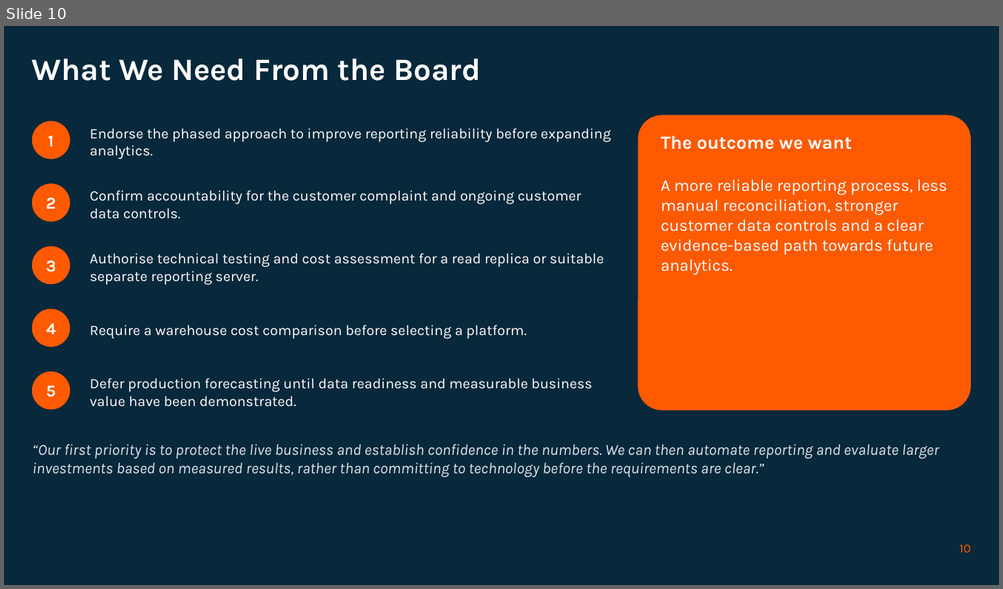
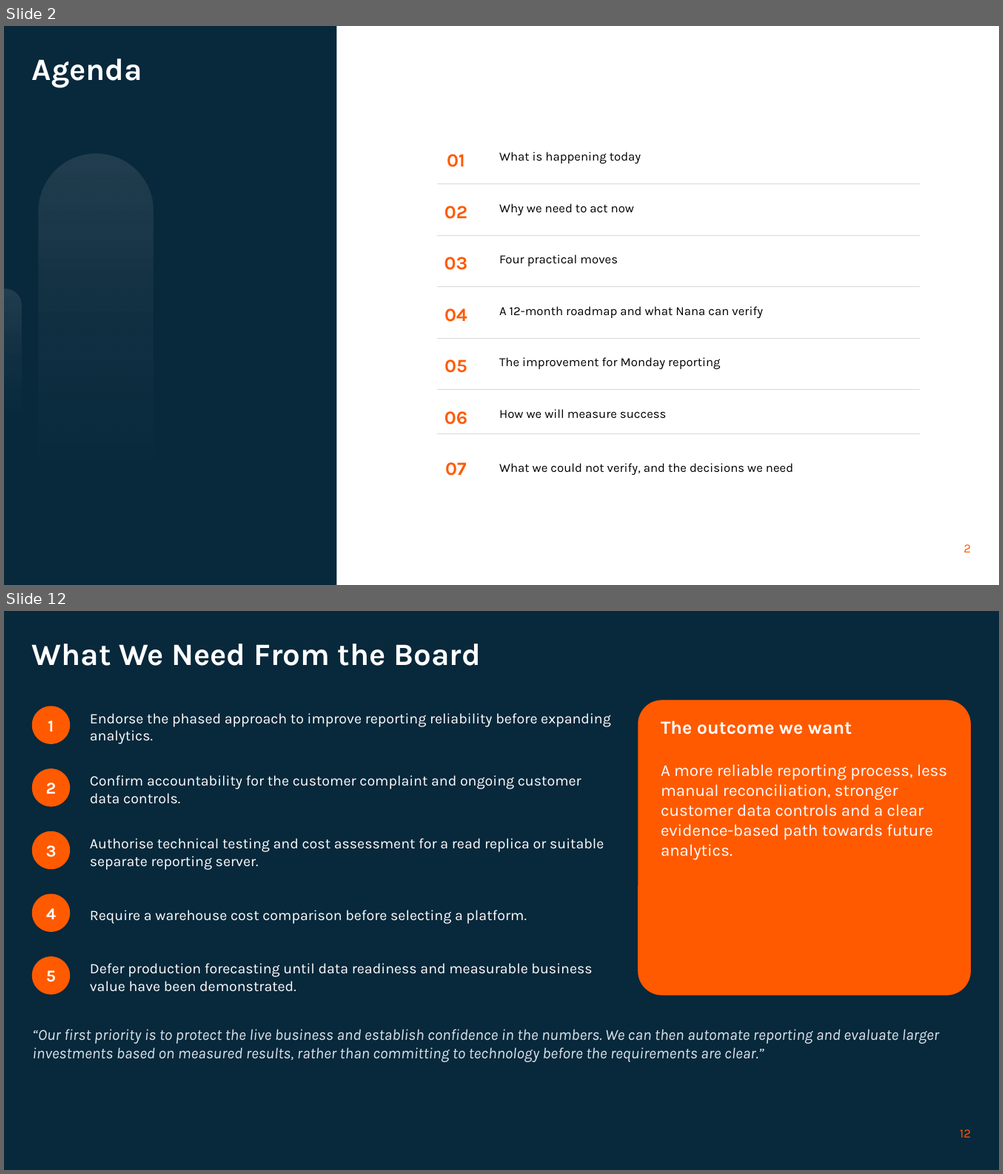
Before and after one commit to 3nochy/kloud-kart-data-engineering-strategy, a slide deck: Kloud-Kart-Board-Presentation.pptx. Shown one above the other, each under a label of ours: slide 10 before the commit, slides 2 and 12 after it; the slides between them are not shown. The pictures are 1003x589 and 1003x1174 pixels, drawn with LibreOffice and Linux fonts; fonts in the diff are those of the drawing; background and template pictures are left out. Boxes give left, top, right and bottom in pixels: in the first picture for what was removed or moved away, otherwise in the second. Text is boxed around its words. In the diff, an @@ line names an element or a change of style, - is before the commit and + after.

```diff
--- a/Kloud-Kart-Board-Presentation.pptx
+++ b/Kloud-Kart-Board-Presentation.pptx
@@ slide 2 added at (4,26,999,585), background #FFFFFF @@
@@ rectangle added at (4,26,337,585), fill #08283B @@
@@ title added at (32,59,142,88), 30 pt, text #FFFFFF, bold @@
+Agenda
@@ rounded rectangle added at (38,153,153,509), fill gradient #FFFFFF @@
@@ text added at (447,154,465,167), 18 pt, text #FF5A00, bold @@
+01
@@ text added at (499,152,640,164), 12 pt, text #000000 @@
+What is happening today
@@ line added from (437, 184) to (920, 184), #D9D9D9 0.75 pt @@
@@ text added at (444,206,467,219), 18 pt, text #FF5A00, bold @@
+02
@@ text added at (499,204,634,215), 12 pt, text #000000 @@
+Why we need to act now
@@ line added from (437, 235) to (920, 235), #D9D9D9 0.75 pt @@
@@ text added at (444,257,468,270), 18 pt, text #FF5A00, bold @@
+03
@@ text added at (499,255,617,266), 12 pt, text #000000 @@
+Four practical moves
@@ rounded rectangle added at (4,289,21,434), fill gradient #FFFFFF @@
@@ line added from (437, 287) to (920, 287), #D9D9D9 0.75 pt @@
@@ text added at (444,309,467,322), 18 pt, text #FF5A00, bold @@
+04
@@ text added at (499,306,762,318), 12 pt, text #000000 @@
+A 12-month roadmap and what Nana can verify
@@ line added from (437, 338) to (920, 338), #D9D9D9 0.75 pt @@
@@ text added at (499,358,720,369), 12 pt, text #000000 @@
+The improvement for Monday reporting
@@ text added at (444,360,467,373), 18 pt, text #FF5A00, bold @@
+05
@@ line added from (437, 390) to (920, 390), #D9D9D9 0.75 pt @@
@@ text added at (444,412,467,425), 18 pt, text #FF5A00, bold @@
+06
@@ text added at (499,409,666,419), 12 pt, text #000000 @@
+How we will measure success
@@ line added from (437, 434) to (920, 434), #D9D9D9 0.75 pt @@
@@ text added at (445,463,466,476), 18 pt, text #FF5A00, bold @@
+07
@@ text added at (499,463,793,475), 12 pt, text #000000 @@
+What we could not verify, and the decisions we need
@@ page number added at (963,545,970,553), 12 pt, text #FF5A00 @@
+2
@@ what was slide 10 is now slide 12 @@
@@ page number at (959,1130,970,1138): text changed @@
-10
+12
```
Also in this commit, not shown: 8 slides changed, 3 other slides added, 1 slide removed.
